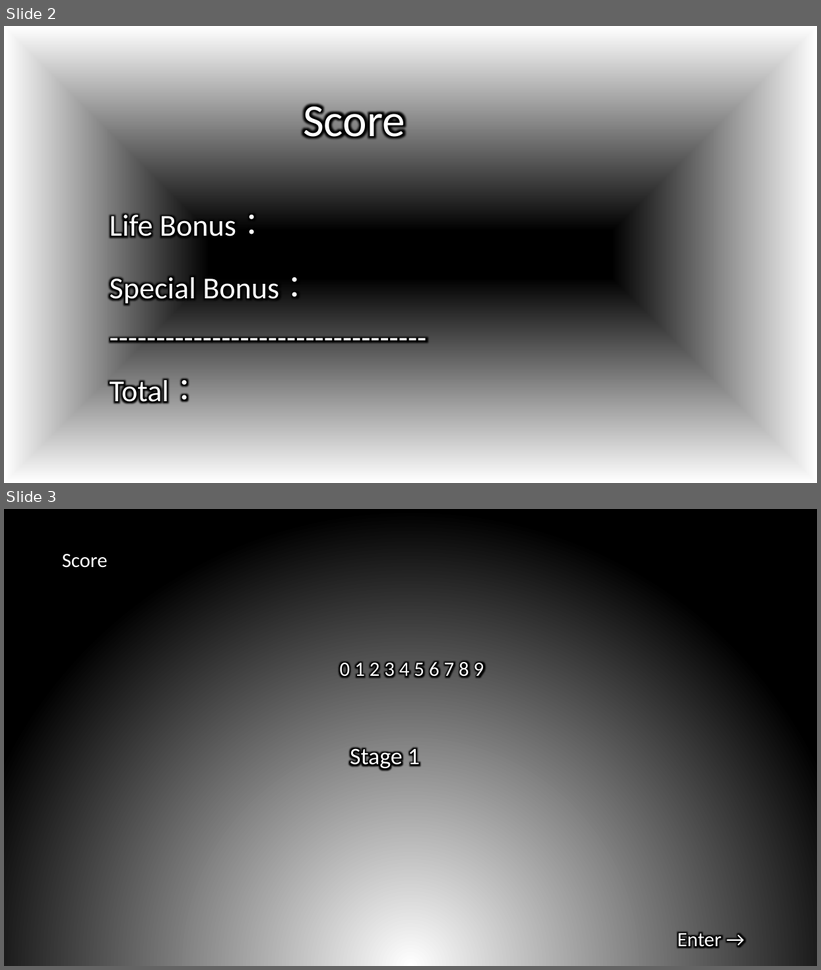
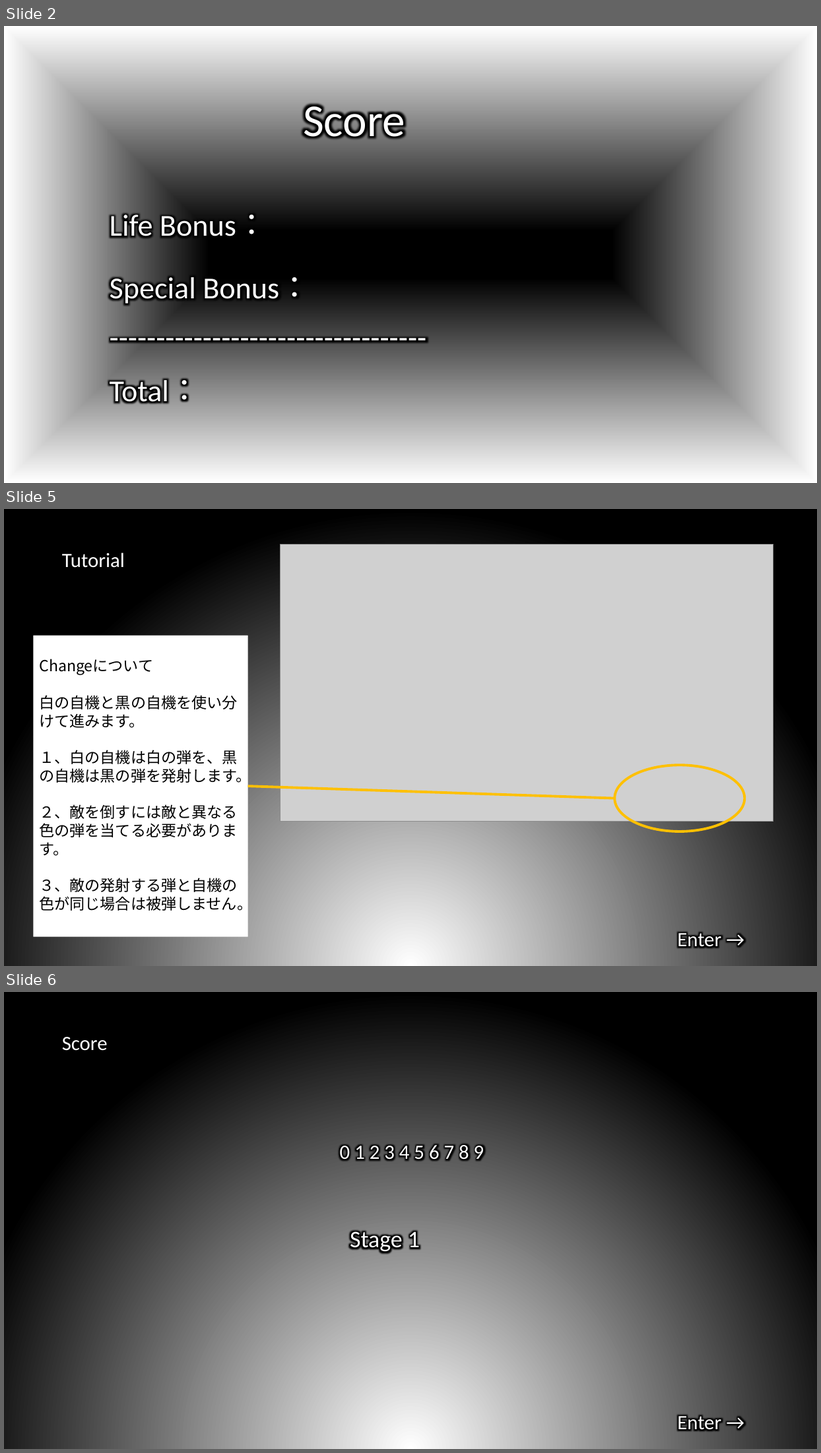
Before and after one commit to ayieru/GMProject, a slide deck: main/Project1/Asset/Texture/cretate.pptx. Shown one above the other, each under a label of ours: slides 2 and 3 before the commit, slides 2, 5 and 6 after it; the slides between them are not shown. The pictures are 821x970 and 821x1453 pixels, drawn with LibreOffice and Linux fonts; fonts in the diff are those of the drawing; grey boxes stand for pictures. Boxes give left, top, right and bottom in pixels: in the first picture for what was removed or moved away, otherwise in the second. Text is boxed around its words. In the diff, an @@ line names an element or a change of style, - is before the commit and + after.

```diff
--- a/main/Project1/Asset/Texture/cretate.pptx
+++ b/main/Project1/Asset/Texture/cretate.pptx
@@ slide 5 added at box(4, 509, 817, 966), background gradient #FFFFFF to #000000 @@
@@ picture added at box(281, 544, 774, 821) @@
@@ text added at box(62, 553, 125, 568), 24 pt, text #FFFFFF @@
+Tutorial
@@ rectangle added at box(33, 635, 248, 937), fill #FFFFFF, 18 pt, text #000000 @@
+Changeについて
+白の自機と黒の自機を使い分けて進みます。
+１、白の自機は白の弾を、黒の自機は黒の弾を発射します。
+２、敵を倒すには敵と異なる色の弾を当てる必要があります。
+３、敵の発射する弾と自機の色が同じ場合は被弾しません。
@@ ellipse added at box(614, 765, 745, 832), outline #FFC000 3 pt @@
@@ line added from (614, 799) to (248, 787), #FFC000 3 pt @@
@@ text added at box(677, 932, 721, 949), 24 pt, text #FFFFFF @@
+Enter →
@@ what was slide 3 is now slide 6 @@
```
Also in this commit, not shown: 3 other slides added, 30 other files.
